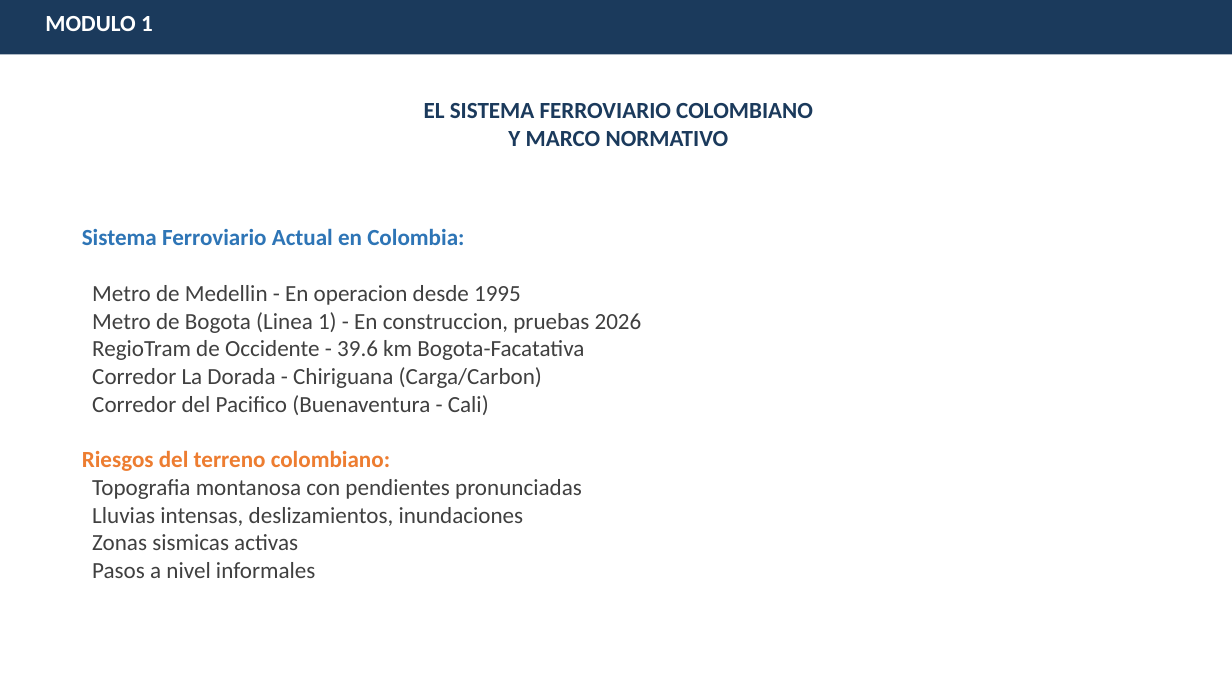
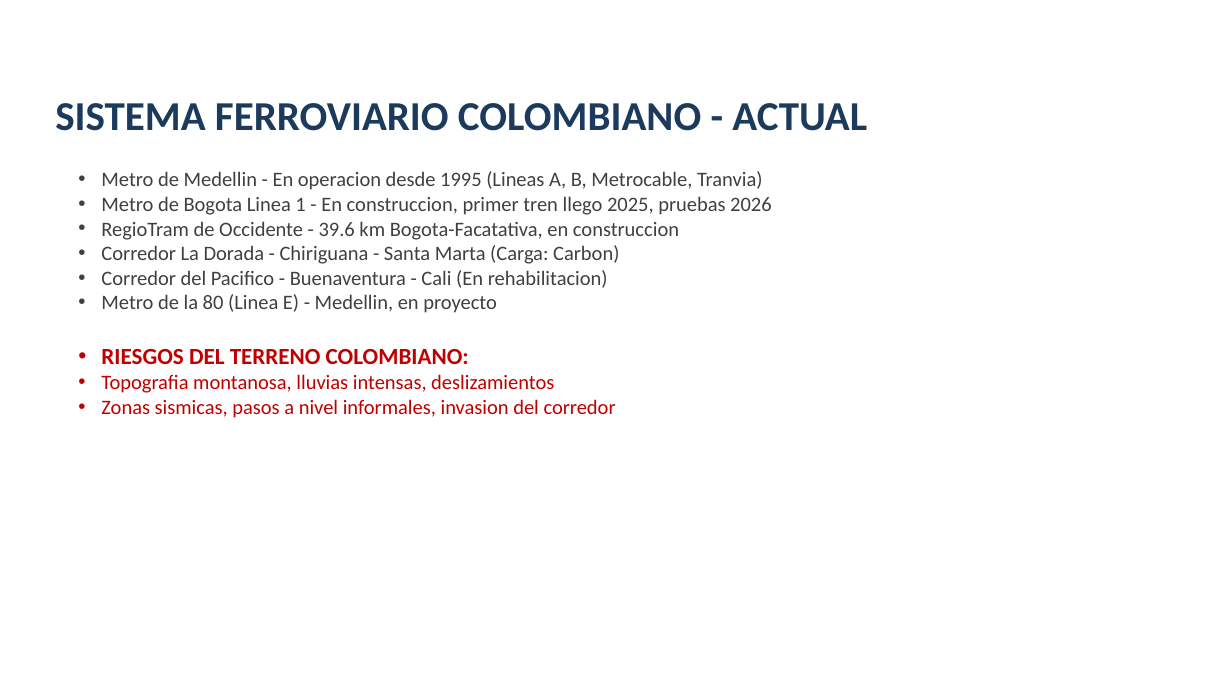
Before and after one commit to brookeprueba1/capacitacion-emergencias-ferroviarias, a slide deck: slide 4 of PRESENTACION_EMERGENCIAS_FERROVIARIAS_COLOMBIA.pptx (slide 3 before the commit). Drawn at 1232x693 pixels with LibreOffice and Linux fonts; fonts in the diff are those of the drawing. Boxes give left, top, right and bottom in pixels: in the first picture for what was removed or moved away, otherwise in the second. Text is boxed around its words. In the diff, an @@ line names an element or a change of style, - is before the commit and + after.

Commit message:
Regenerar PowerPoint desde cero - archivo valido confirmado (22 slides)

```diff
--- a/PRESENTACION_EMERGENCIAS_FERROVIARIAS_COLOMBIA.pptx
+++ b/PRESENTACION_EMERGENCIAS_FERROVIARIAS_COLOMBIA.pptx
@@ rectangle removed at bbox=[0, 0, 1232, 55] @@
@@ text removed at bbox=[45, 16, 153, 31] @@
-MODULO 1
@@ text "SISTEMA FERROVIARIO COLOMBIANO - ACTUAL" at bbox=[55, 103, 867, 131]: vertical alignment top to bottom @@
@@ text at bbox=[55, 103, 867, 131]: text changed; size 18 to 32 pt @@
-EL SISTEMA FERROVIARIO COLOMBIANO
-Y MARCO NORMATIVO
+SISTEMA FERROVIARIO COLOMBIANO - ACTUAL
@@ text at bbox=[101, 171, 771, 418]: text changed; size 18 to 16 pt @@
-Sistema Ferroviario Actual en Colombia:
-Metro de Medellin - En operacion desde 1995
-Metro de Bogota (Linea 1) - En construccion, pruebas 2026
-RegioTram de Occidente - 39.6 km Bogota-Facatativa
-Corredor La Dorada - Chiriguana (Carga/Carbon)
-Corredor del Pacifico (Buenaventura - Cali)
-Riesgos del terreno colombiano:
-Topografia montanosa con pendientes pronunciadas
-Lluvias intensas, deslizamientos, inundaciones
-Zonas sismicas activas
-Pasos a nivel informales
+• Metro de Medellin - En operacion desde 1995 (Lineas A, B, Metrocable, Tranvia)
+• Metro de Bogota Linea 1 - En construccion, primer tren llego 2025, pruebas 2026
+• RegioTram de Occidente - 39.6 km Bogota-Facatativa, en construccion
+• Corredor La Dorada - Chiriguana - Santa Marta (Carga: Carbon)
+• Corredor del Pacifico - Buenaventura - Cali (En rehabilitacion)
+• Metro de la 80 (Linea E) - Medellin, en proyecto
+• RIESGOS DEL TERRENO COLOMBIANO:
+• Topografia montanosa, lluvias intensas, deslizamientos
+• Zonas sismicas, pasos a nivel informales, invasion del corredor
```
Also in this commit, not shown: 14 other slides changed, 7 slides added, 6 slides removed.
